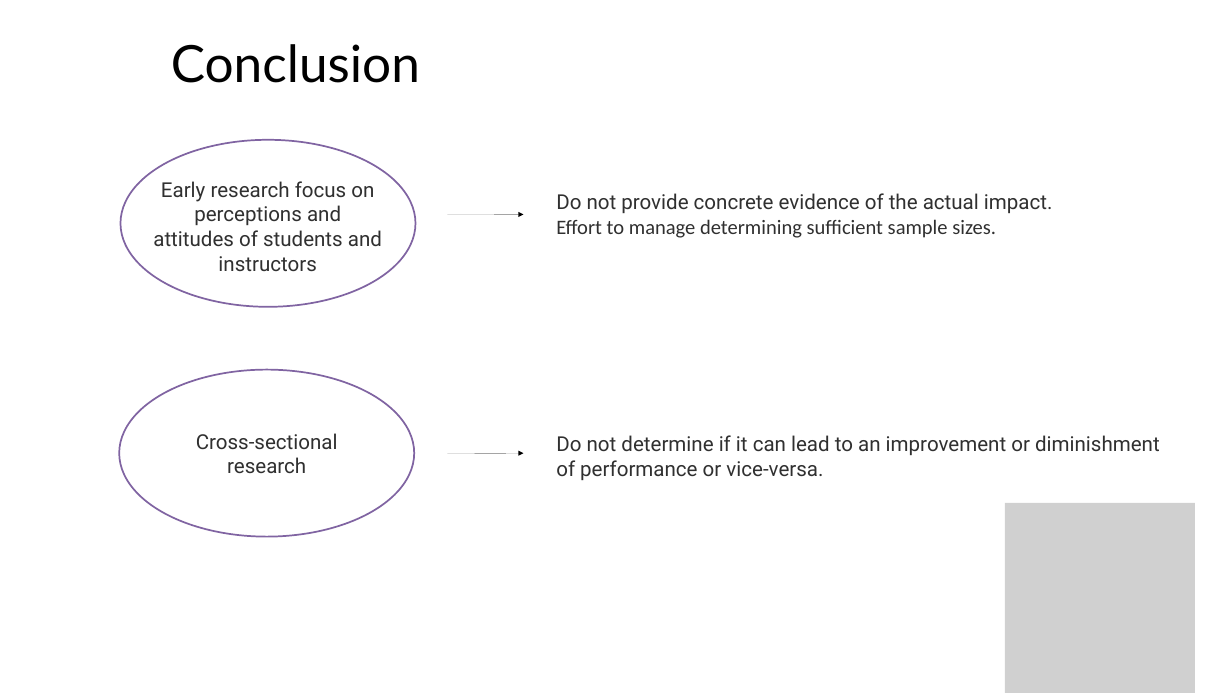
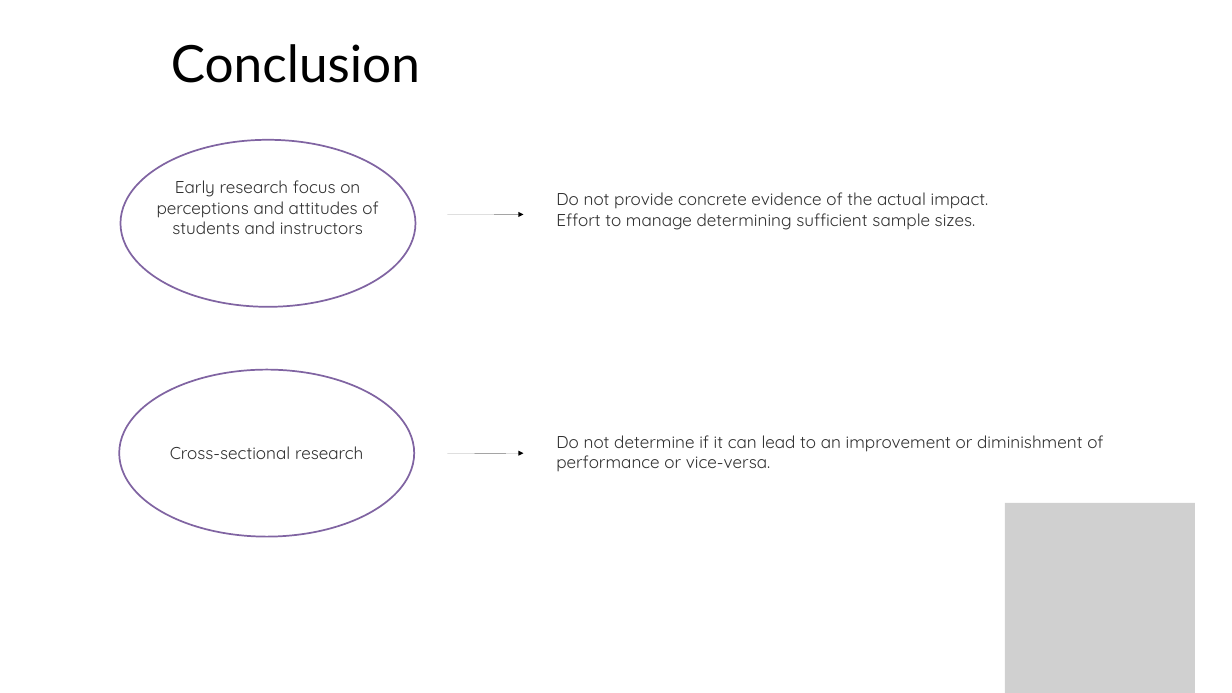
Before and after one commit to tinasophie15/tcpp_project_chatgpt_learning, a slide deck: slide 12 of Presentation.pptx (slide 13 before the commit). Drawn at 1232x693 pixels with LibreOffice and Linux fonts; fonts in the diff are those of the drawing; grey boxes stand for pictures. Boxes give left, top, right and bottom in pixels: in the first picture for what was removed or moved away, otherwise in the second. Text is boxed around its words. In the diff, an @@ line names an element or a change of style, - is before the commit and + after.

```diff
--- a/Presentation.pptx
+++ b/Presentation.pptx
@@ size 24 to 20 pt, font Roboto to Quicksand in 3 elements at bbox=[120, 370, 415, 537], bbox=[556, 435, 1103, 471], bbox=[157, 180, 378, 234] @@
@@ text "Do not provide concrete evidence ..." at bbox=[556, 192, 989, 230]: size 24 to 20 pt; font Roboto to Quicksand in "Do not provide concrete evidence of the ..."; font Calibri to Quicksand in "Effort to manage determining sufficient sample sizes." @@
```
Also in this commit, not shown: 9 other slides changed, 12 slides removed.
